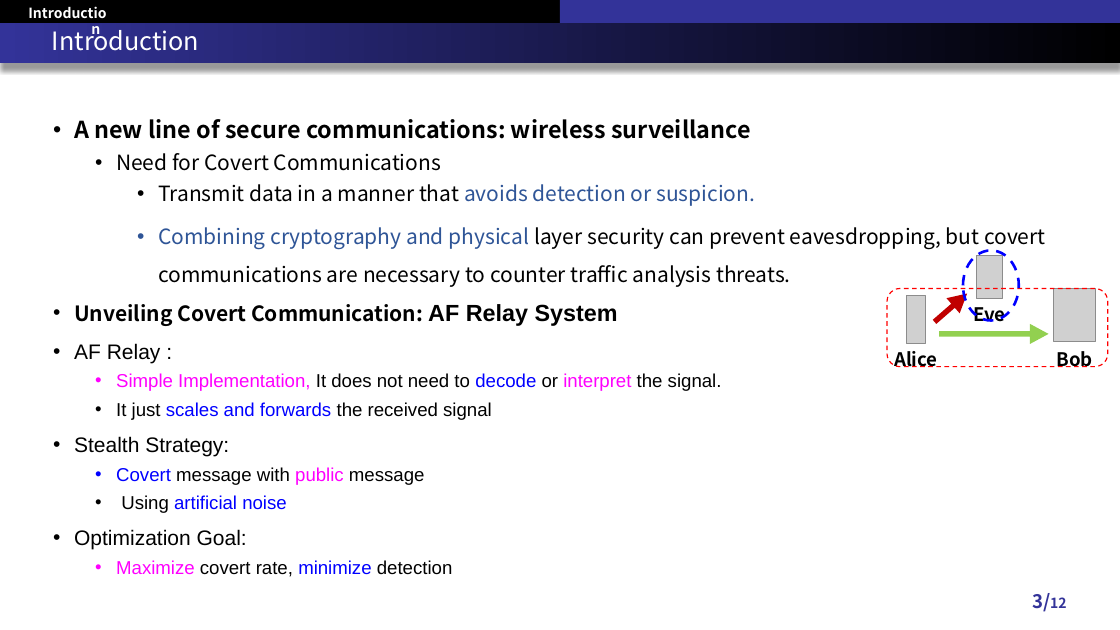
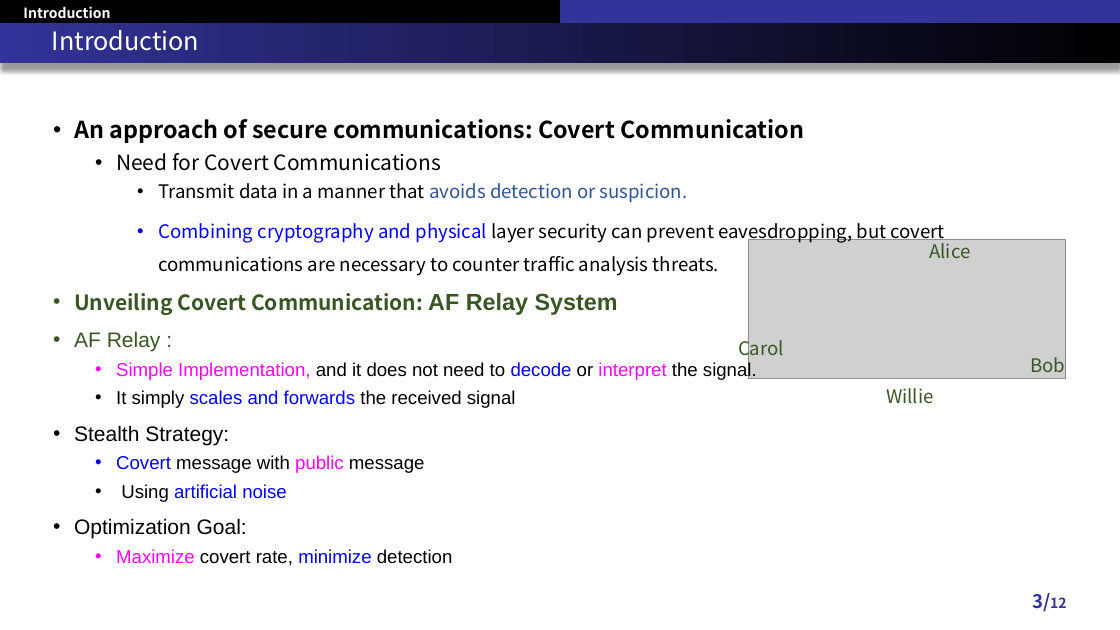
Before and after one commit to RefatHanbat/Presentation-of-SDM, a slide deck: slide 3 of New Problem/RSCC Conference 2024.pptx. Drawn at 1120x630 pixels with LibreOffice and Linux fonts; fonts in the diff are those of the drawing; grey boxes stand for pictures. Boxes give left, top, right and bottom in pixels: in the first picture for what was removed or moved away, otherwise in the second. Text is boxed around its words. In the diff, an @@ line names an element or a change of style, - is before the commit and + after.

```diff
--- a/New Problem/RSCC Conference 2024.pptx
+++ b/New Problem/RSCC Conference 2024.pptx
@@ text "Introduction" rewrapped from <box>13,0,115,25</box> to <box>23,6,110,18</box> @@
@@ text at <box>74,119,804,143</box>: text changed @@
-• A new line of secure communications: wireless surveillance
+• An approach of secure communications: Covert Communication
@@ text at <box>74,183,945,352</box>: size 18 to 16 pt in "Transmit data in a manner that avoids ...", "Combining cryptography and physical layer security can ..."; text colour #2F5597 to #0000FF in "Combining cryptography and physical"; text colour #000000 to #385723 in "Unveiling Covert Communication: AF Relay System", "AF Relay :" @@
@@ picture added at <box>748,239,1065,379</box> @@
@@ text "Alice" at <box>929,238,970,258</box>: text colour #000000 to #385723, bold off; alignment centre to left @@
@@ text "Alice": place and size @@
-text "Alice" at <box>894,351,938,367</box>
+text "Alice" at <box>929,238,970,258</box>
@@ group removed at <box>887,250,1108,366</box>: 3 pictures, 2 right arrows, 1 text, 1 rounded rectangle, 1 ellipse @@
-Eve
@@ text added at <box>738,335,784,360</box>, 16 pt, text #385723 @@
+Carol
@@ text "Bob": place and size @@
-text "Bob" at <box>1057,351,1093,367</box>
+text "Bob" at <box>1030,357,1065,372</box>
@@ text "Bob" at <box>1030,357,1065,372</box>: text colour #000000 to #385723, bold off; alignment centre to left @@
@@ text at <box>116,362,757,408</box>: text changed @@
-  • Simple Implementation, It does not need to decode or interpret the signal.
-  • It just scales and forwards the received signal
+  • Simple Implementation, and it does not need to decode or interpret the signal.
+  • It simply scales and forwards the received signal
@@ text added at <box>886,388,933,404</box>, 16 pt, text #385723 @@
+Willie
```
Also in this commit, not shown: 9 other slides changed, 1 other file.
